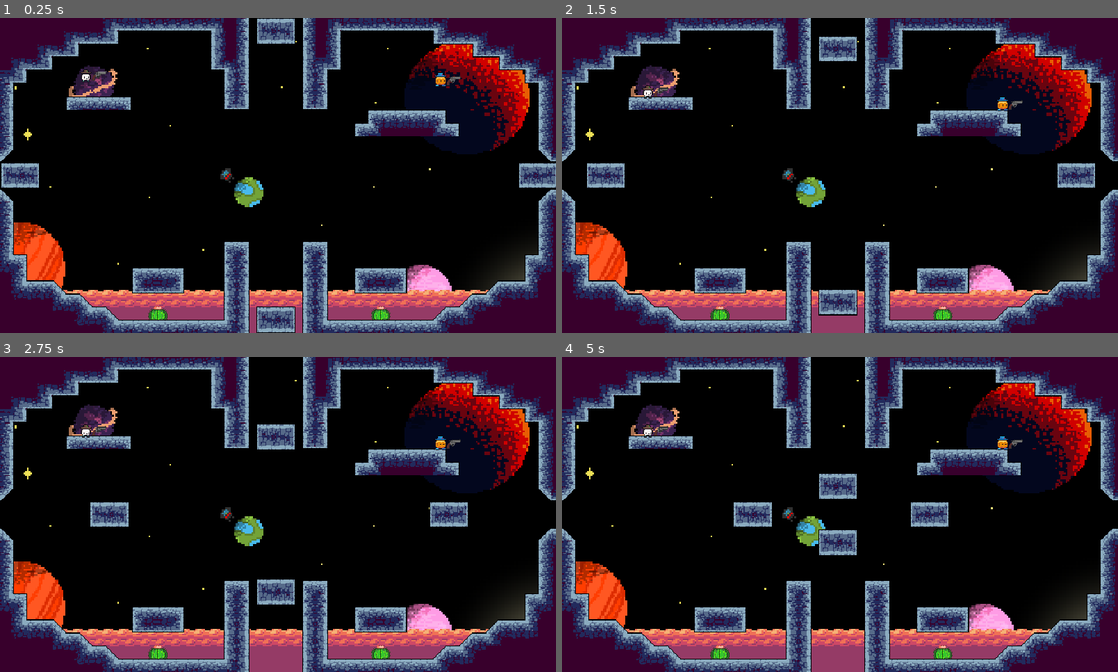
Above: before the commit, frames 1-4 (two rows, left to right).
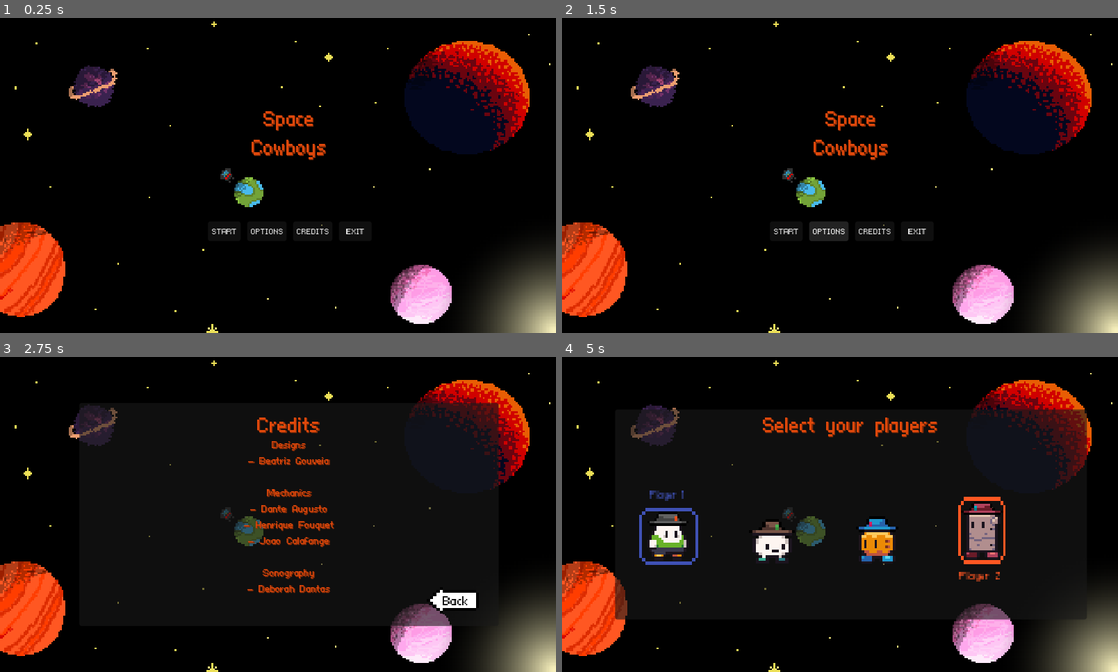
Above: after the commit, the same moments.

Repository: DanteAugusto/spaceCowboys
Game: Godot game, scene res://scenes/menu_page.tscn
Same seed, same stepped clock (60 frames per second), same inputs: the game is played once before the commit and once after it. Before the commit the project starts from res://levels/level0.tscn. Sound files missing from this copy of the repository are replaced by a short silence.
Inputs (mouse positions are in pixels of both pictures, inside the frame that each line leads up to):
- Up to frame 1 (0.25 s): no input
- Up to frame 2 (1.5 s): click (828, 232) at 0.5 s, where only the run after the commit has a clickable "OPTIONS"; tap Enter (enter) at 1.25 s; hold Up (Up) from 1.28 s (still down); hold A (a) from 1.28 s (still down)
- Up to frame 3 (2.75 s): tap D (d) at 1.55 s; release Up (Up) at 2 s; release A (a) at 2 s; click (311, 571) at 2 s, where only the run after the commit has a clickable "CREDITS"
- Up to frame 4 (5 s): hold Up (Up) 2.78-3.5 s; tap D (d) at 2.85 s; tap Enter (enter) at 3.05 s; click (784, 571) at 3.5 s, where only the run after the commit has a clickable "START"; hold Down (Down) from 4.28 s (still down); hold Enter (enter) from 4.28 s (still down); tap F (f) at 4.55 s

The runs differ from the first frame. In frame 1, 35% of the frame differs, in the area x 0-100%, y 0-100%; in frame 2, 35%; in frame 3, 38%; in frame 4, 42%.

Commit message:
up up

Diff:
--- a/Global/global.gd
+++ b/Global/global.gd
@@ -11,7 +11,7 @@
 var qntLevels = 4 # Quantidade de levels existentes
 var currMap = 0
 var music_part = 0.0
-var music_volume = 1
+var music_volume = 50
 var battle_part = 32.0
 
 # Função chamada no início de tudo
--- a/level.gd
+++ b/level.gd
@@ -22,7 +22,7 @@
 	timer.start(10)
 	if(Global.music_volume != 0):
 		music.play(Global.battle_part)
-		music.volume_db = Global.music_volume - 60
+		music.volume_db = Global.music_volume/2 - 35
 
 
 # Posiciona as armas ao lado dos players
@@ -31,9 +31,10 @@
 		gun.global_position = play.global_position
 	if(play2Alive):
 		gun2.global_position = play2.global_position
-	if(music.get_playback_position() < 32):
+	if(music.get_playback_position() > 56 && Global.music_volume != 0):
+		Global.battle_part = 32
 		music.play(Global.battle_part)
-
+	print(music.get_playback_position())
 
 
 func _on_player_is_dead():
@@ -54,6 +55,7 @@
 func _on_round_ended():
 	if(!is_round_finished):
 		is_round_finished = true
+
 		print("Round acabou! O vencedor é...")
 		if(playAlive):
 			print("Player1!")
@@ -66,6 +68,7 @@
 		print("Indo para a proxima partida...")
 
 		await get_tree().create_timer(5).timeout
+		Global.battle_part = music.get_playback_position()
 		Global.load_next_map()
 
 
--- a/project.godot
+++ b/project.godot
@@ -11,7 +11,7 @@
 [application]
 
 config/name="antigravity"
-run/main_scene="res://levels/level0.tscn"
+run/main_scene="res://scenes/menu_page.tscn"
 config/features=PackedStringArray("4.0", "Forward Plus")
 config/icon="res://icon.svg"
 
--- a/scripts/credits.gd
+++ b/scripts/credits.gd
@@ -3,7 +3,7 @@
 func _ready():
 	if(Global.music_volume != 0):
 		$music.play(Global.music_part)
-		$music.volume_db = Global.music_volume
+		$music.volume_db = Global.music_volume/2 - 35
 
 func _process(delta):
 	if($music.get_playback_position() >= 25):
--- a/scripts/menu_page.gd
+++ b/scripts/menu_page.gd
@@ -3,7 +3,7 @@
 func _ready():
 	if(Global.music_volume != 0):
 		$music.play(Global.music_part)
-		$music.volume_db = Global.music_volume
+		$music.volume_db = Global.music_volume/2 - 35
 
 func _process(delta):
 	if($music.get_playback_position() >= 25):
--- a/scripts/options_menu.gd
+++ b/scripts/options_menu.gd
@@ -6,7 +6,7 @@
 
 	if(Global.music_volume != 0):
 		$music.play(Global.music_part)
-		$music.volume_db = Global.music_volume
+		$music.volume_db = Global.music_volume/2 - 35
 
 func _process(delta):
 	if($music.get_playback_position() >= 25):
@@ -15,15 +15,17 @@
 
 func adjust_volume(volume):
 	$panel/VBoxContainer/curr_volume.text = str(volume)
-	Global.music_volume = volume/10
+	Global.music_volume = volume
 
 	if(Global.music_volume == 0):
 		Global.music_part = $music.get_playback_position()
 		$music.stop()
 
-	if(Global.music_volume != 0):
+	elif($music.volume_db == -35 && Global.music_volume != 0):
 		$music.play(Global.music_part)
-		$music.volume_db = Global.music_volume
+
+	$music.volume_db = Global.music_volume/2 - 35
+
 
 
 func _input(event):
--- a/scripts/selection.gd
+++ b/scripts/selection.gd
@@ -18,7 +18,7 @@
 func _ready():
 	if(Global.music_volume != 0):
 		$"../music".play(Global.music_part)
-		$"../music".volume_db = Global.music_volume
+		$"../music".volume_db = Global.music_volume/2 - 35
 
 func _process(delta):
 	if($"../music".get_playback_position() >= 25):
Not shown: 1 places in levels/level1.tscn that only renumber resources
Not shown: 1 places in levels/level3.tscn that only renumber resources
